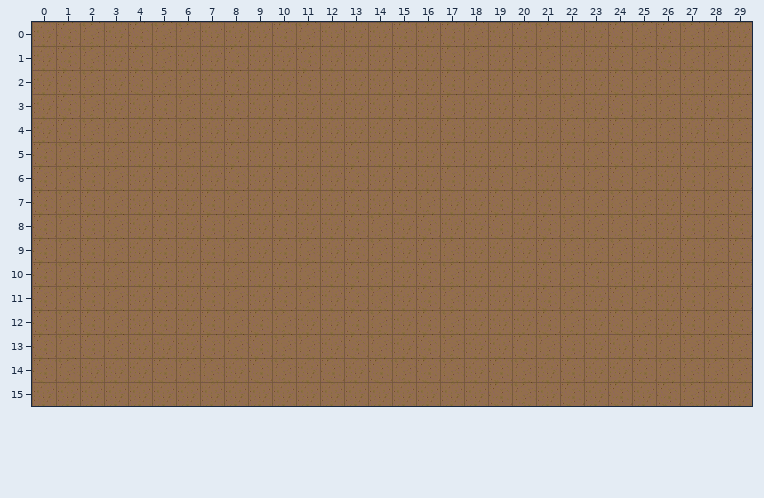
An edit to a level. Tiled map, public/data/map/map.tmx. That is the earlier state.
Cells are 48x48 px. Shown: x 0..29, y 0..15.
The result:
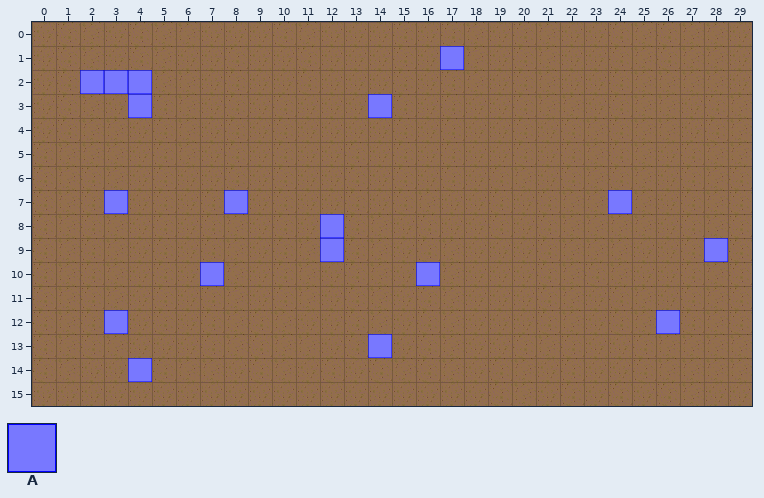
Key: from "tileset": A 0 "solid".
_ is an empty cell.
Tiles of an added or newly shown layer are drawn over the layers below it.
The edit:
Layer "collision" (added):
y 1: x 17 _ -> A
y 2: x 2..4 ___ -> AAA
y 3: x 4 _ -> A; x 14 _ -> A
y 7: x 3 _ -> A; x 8 _ -> A; x 24 _ -> A
y 8: x 12 _ -> A
y 9: x 12 _ -> A; x 28 _ -> A
y 10: x 7 _ -> A; x 16 _ -> A
y 12: x 3 _ -> A; x 26 _ -> A
y 13: x 14 _ -> A
y 14: x 4 _ -> A
